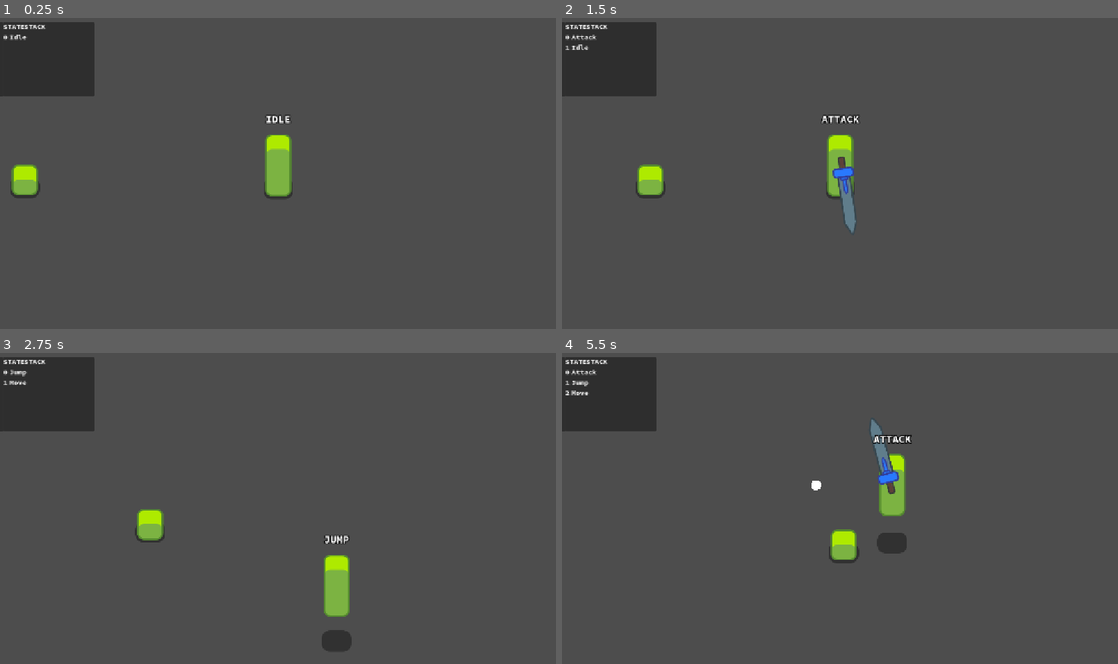
Above: before the commit, frames 1-4 (two rows, left to right).
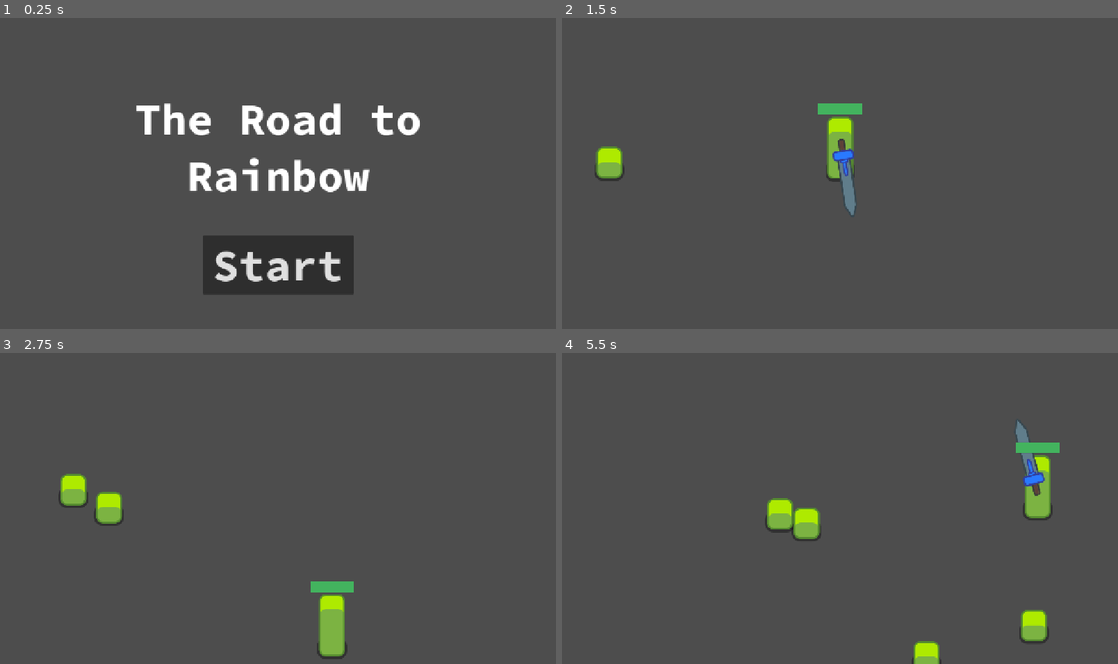
Above: after the commit, the same moments.

Repository: emkartch/the_road_to_rainbow
Game: Godot game, scene res://main.tscn
The game is run twice, just before and just after one commit, with the same random seed, the same clock (stepped at 60 frames per second) and the same inputs.
Inputs (mouse positions are in pixels of both pictures, inside the frame that each line leads up to):
- Up to frame 1 (0.25 s): no input
- Up to frame 2 (1.5 s): click (840, 263) at 0.5 s, where only the run after the commit has a clickable "Start"; hold Right (move_right) from 1.28 s (still down); hold F (attack) from 1.28 s (still down)
- Up to frame 3 (2.75 s): tap Space (jump, bound only before the commit) at 1.52, 1.82, 2.27, 2.57 s; tap R (fire, bound only before the commit) at 1.55, 2.1 s; release Right (move_right) at 2.03 s; release F (attack) at 2.03 s; hold Down (move_down) from 2.03 s (still down); tap Shift (run) at 2.3 s
- Up to frame 4 (5.5 s): release Down (move_down) at 2.78 s; hold Right (move_right) 2.78-3.53 s; hold Shift (run) 2.78-3.53 s; tap X (simulate_damage, bound only before the commit) at 3.05, 3.6 s; hold Up (move_up) 3.53-4.28 s; tap Space (jump, bound only before the commit) at 3.77, 3.8, 4.07, 5.27 s; hold Space (jump, bound only before the commit) 4.28-5.03 s; hold Left (move_left) from 4.28 s (still down); tap F (attack) at 4.55, 5.1 s; tap R (fire, bound only before the commit) at 5.3 s

The runs differ from the first frame. In frame 1, 14% of the frame differs, in the area x 0-76%, y 1-89%; in frame 2, 6.5%; in frame 3, 7.3%; in frame 4, 9.2%.
Error after the commit: Invalid access to property or key 'collider' on a base object of type 'KinematicCollision2D'. (res://player/states/motion/on_ground/move.gd:33)

Commit message:
Loop Implementation
All of the changes and updates to the initial code.

Diff:
--- /dev/null
+++ b/global_variables.gd
@@ -0,0 +1,3 @@
+extends Node
+
+var knockback = 0
--- /dev/null
+++ b/hud.gd
@@ -0,0 +1,41 @@
+extends CanvasLayer
+
+# Notifies `Main` node that the button has been pressed
+signal start_game
+
+#var titleText = "The Road to Rainbow"
+
+func show_game_over():
+	show_message("Game Over")
+	# Wait until the MessageTimer has counted down.
+	await $MessageTimer.timeout
+
+	$TitleLabel.text = "The Road to\nRainbow"
+	$TitleLabel.show()
+	# Make a one-shot timer and wait for it to finish.
+	await get_tree().create_timer(1.0).timeout
+	$StartButton.show()
+
+func show_win():
+	show_message("You win!")
+	# Wait until the MessageTimer has counted down.
+	await $MessageTimer.timeout
+
+	$TitleLabel.text = "The Road to\nRainbow"
+	$TitleLabel.show()
+	# Make a one-shot timer and wait for it to finish.
+	await get_tree().create_timer(1.0).timeout
+	$StartButton.show()
+
+func show_message(text):
+	$TitleLabel.text = text
+	$TitleLabel.show()
+	$MessageTimer.start()
+
+func _on_start_button_pressed() -> void:
+	$StartButton.hide()
+	$TitleLabel.hide()
+	start_game.emit()
+
+func _on_message_timer_timeout() -> void:
+	$TitleLabel.hide()
--- /dev/null
+++ b/hud.tscn
@@ -0,0 +1,54 @@
+[gd_scene load_steps=5 format=3 uid="uid://ds8aae77ps3fc"]
+
+[ext_resource type="Script" uid="uid://dlthtkrjshg3q" path="res://hud.gd" id="1_64ctp"]
+[ext_resource type="FontFile" uid="uid://b5bspum6ffekd" path="res://fonts/SourceCodePro-Bold.ttf" id="2_8sq4i"]
+
+[sub_resource type="InputEventAction" id="InputEventAction_640wx"]
+
+[sub_resource type="Shortcut" id="Shortcut_a2258"]
+events = [SubResource("InputEventAction_640wx")]
+
+[node name="HUD" type="CanvasLayer"]
+script = ExtResource("1_64ctp")
+
+[node name="StartButton" type="Button" parent="."]
+anchors_preset = 7
+anchor_left = 0.5
+anchor_top = 1.0
+anchor_right = 0.5
+anchor_bottom = 1.0
+offset_left = -174.0
+offset_top = -215.0
+offset_right = 174.0
+offset_bottom = -80.0
+grow_horizontal = 2
+grow_vertical = 0
+theme_override_fonts/font = ExtResource("2_8sq4i")
+theme_override_font_sizes/font_size = 100
+shortcut = SubResource("Shortcut_a2258")
+text = "Start"
+
+[node name="TitleLabel" type="Label" parent="."]
+anchors_preset = 8
+anchor_left = 0.5
+anchor_top = 0.5
+anchor_right = 0.5
+anchor_bottom = 0.5
+offset_left = -330.0
+offset_top = -188.5
+offset_right = 330.0
+offset_bottom = 68.5
+grow_horizontal = 2
+grow_vertical = 2
+theme_override_fonts/font = ExtResource("2_8sq4i")
+theme_override_font_sizes/font_size = 100
+text = "The Road to
+Rainbow"
+horizontal_alignment = 1
+
+[node name="MessageTimer" type="Timer" parent="."]
+wait_time = 2.0
+one_shot = true
+
+[connection signal="pressed" from="StartButton" to="." method="_on_start_button_pressed"]
+[connection signal="timeout" from="MessageTimer" to="." method="_on_message_timer_timeout"]
--- a/main.gd
+++ b/main.gd
@@ -1,10 +1,91 @@
 extends Node
 
-func spawn_mob():
+var main_game_running = false
+var boss_level = false
+var level_count = 1
+
+@onready var hud = get_node("/root/Main/HUD")
+@onready var player = get_node("/root/Main/Player")
+@onready var healthBar = get_node("/root/Main/Player/HealthBar")
+
+func spawn_mob(scale, health):
 	%PathFollow2D.progress_ratio = randf()
 	var new_mob = preload("res://mobs/mob.tscn").instantiate()
 	new_mob.global_position = %PathFollow2D.global_position
+	new_mob.global_scale = scale
+	new_mob.health = health
 	add_child(new_mob)
 
-func _ready() -> void:
-	spawn_mob()
+func _ready():
+	pass
+
+func _process(delta: float) -> void:
+	var mob_group = 	get_tree().get_nodes_in_group("mobs").is_empty()
+	if main_game_running and mob_group and boss_level:
+		if level_count == 1:
+			hud.show_message("Level 2")
+			main_game_running = false
+			boss_level = false
+			level_count += 1
+			level_two()
+		elif level_count == 2:
+			hud.show_message("Level 3")
+			main_game_running = false
+			boss_level = false
+			level_count += 1
+			level_three()
+		elif level_count == 3:
+			await get_tree().create_timer(0.5).timeout
+			main_game_running = false
+			boss_level = false
+			$HUD.show_win()
+			$Player.hide()
+	elif main_game_running and mob_group:
+		if level_count == 1:
+			spawn_mob(Vector2(2,2),6)
+			boss_level = true
+		elif level_count == 2:
+			spawn_mob(Vector2(3,3),8)
+			boss_level = true
+		elif level_count == 3:
+			spawn_mob(Vector2(4,4),10)
+			boss_level = true
+
+func _on_player_health_depleted():
+	#$ScoreTimer.stop()
+	#$MobTimer.stop()
+	get_tree().call_group("mobs", "queue_free")
+	main_game_running = false
+	$HUD.show_game_over()
+	#get_tree().paused = true
+
+func new_game() -> void:
+	$Player.start($StartPosition.position)
+	for i in range(4):
+		spawn_mob(Vector2(1,1),3)
+		await get_tree().create_timer(1).timeout
+	main_game_running = true
+
+func level_two() -> void:
+	if player.health < 100.0:
+		if player.health <= 75.0:
+			player.health += 25.0
+		else:
+			player.health = 100.0
+	healthBar.value = player.health
+	for i in range(6):
+		spawn_mob(Vector2(1,1),4)
+		await get_tree().create_timer(1).timeout
+	main_game_running = true
+
+func level_three() -> void:
+	if player.health < 100.0:
+		if player.health <= 75.0:
+			player.health += 25.0
+		else:
+			player.health = 100.0
+	healthBar.value = player.health
+	for i in range(8):
+		spawn_mob(Vector2(1,1),5)
+		await get_tree().create_timer(1).timeout
+	main_game_running = true
--- a/main.tscn
+++ b/main.tscn
@@ -1,10 +1,8 @@
-[gd_scene load_steps=13 format=3 uid="uid://dmn8nkpogiwsf"]
+[gd_scene load_steps=11 format=3 uid="uid://dmn8nkpogiwsf"]
 
 [ext_resource type="PackedScene" uid="uid://bpdyvy2681m3i" path="res://player/player.tscn" id="1_1bvp3"]
 [ext_resource type="Script" uid="uid://q8chan1e2n18" path="res://main.gd" id="1_lquwl"]
-[ext_resource type="FontFile" uid="uid://b5bspum6ffekd" path="res://fonts/SourceCodePro-Bold.ttf" id="2_lquwl"]
-[ext_resource type="PackedScene" uid="uid://cvi13chv8g4hj" path="res://debug/StatesStackDiplayer.tscn" id="3_7mycd"]
-[ext_resource type="PackedScene" uid="uid://bq6rrfy53rfvo" path="res://debug/ControlsPanel.tscn" id="4_272bh"]
+[ext_resource type="PackedScene" uid="uid://ds8aae77ps3fc" path="res://hud.tscn" id="3_h2yge"]
 
 [sub_resource type="Animation" id="1"]
 
@@ -50,6 +48,7 @@
 
 [node name="Player" parent="." instance=ExtResource("1_1bvp3")]
 position = Vector2(640, 400)
+collision_mask = 3
 
 [node name="StateMachine" parent="Player" index="0"]
 start_state = NodePath("Idle")
@@ -59,10 +58,6 @@
 &"": SubResource("AnimationLibrary_qbwwp")
 }
 
-[node name="StateNameDisplayer" parent="Player" index="5"]
-physics_interpolation_mode = 1
-theme_override_fonts/font = ExtResource("2_lquwl")
-
 [node name="Path2D" type="Path2D" parent="Player"]
 curve = SubResource("Curve2D_lquwl")
 
@@ -70,64 +65,32 @@
 unique_name_in_owner = true
 position = Vector2(-640, -400)
 
-[node name="Explanations" type="RichTextLabel" parent="."]
-anchors_preset = 15
-anchor_right = 1.0
-anchor_bottom = 1.0
-offset_left = 10.0
-offset_top = -370.0
-offset_right = -10.0
-offset_bottom = -730.0
-grow_horizontal = 2
-grow_vertical = 2
-size_flags_vertical = 4
-mouse_filter = 2
-bbcode_enabled = true
-text = "This example shows how to apply the State programming pattern in GDScript, including Hierarchical States, and a pushdown automaton.
-
-States are common in games. You can use the pattern to:
-
-1. Separate each behavior and transitions between behaviors, thus make scripts shorter and easier to manage.
-2. Respect the Single Responsibility Principle. Each State object represents one action.
-3. Improve your code's structure. Look at the scene tree and FileSystem tab: without looking at the code, you'll know what the Player can or cannot do.
-
-You can read more about States in the excellent Game Programming Patterns ebook."
-
-[node name="Control" type="Control" parent="."]
-layout_mode = 3
-anchors_preset = 15
-anchor_right = 1.0
-anchor_bottom = 1.0
-offset_left = 7.0
-offset_top = 13.0
-offset_right = 7.0
-offset_bottom = 13.0
-grow_horizontal = 2
-grow_vertical = 2
-
-[node name="StatesStackDiplayer" parent="Control" instance=ExtResource("3_7mycd")]
-layout_mode = 0
-
-[node name="ControlsPanel" parent="Control" instance=ExtResource("4_272bh")]
-layout_mode = 1
+[node name="StartPosition" type="Marker2D" parent="."]
+position = Vector2(640, 360)
 
 [node name="InvisibleWalls" type="StaticBody2D" parent="."]
 visible = false
+collision_layer = 2
 
 [node name="CollisionShape2D3" type="CollisionShape2D" parent="InvisibleWalls"]
-position = Vector2(645, 730)
+position = Vector2(646, 730)
 shape = SubResource("RectangleShape2D_lquwl")
 
 [node name="CollisionShape2D" type="CollisionShape2D" parent="InvisibleWalls"]
-position = Vector2(637, -10)
+position = Vector2(637, -12)
 shape = SubResource("RectangleShape2D_lquwl")
 
 [node name="CollisionShape2D2" type="CollisionShape2D" parent="InvisibleWalls"]
-position = Vector2(-11, 385)
+position = Vector2(-12, 385)
 shape = SubResource("RectangleShape2D_7mycd")
 
 [node name="CollisionShape2D4" type="CollisionShape2D" parent="InvisibleWalls"]
-position = Vector2(1291, 346)
+position = Vector2(1292, 346)
 shape = SubResource("RectangleShape2D_7mycd")
 
+[node name="HUD" parent="." instance=ExtResource("3_h2yge")]
+
+[connection signal="health_depleted" from="Player" to="." method="_on_player_health_depleted"]
+[connection signal="start_game" from="HUD" to="." method="new_game"]
+
 [editable path="Player"]
--- a/mobs/mob.gd
+++ b/mobs/mob.gd
@@ -5,17 +5,26 @@
 
 @onready var player = get_node("/root/Main/Player")
 
+var knockbackBool = false
+
 #func _ready():
-	#%Slime.play_walk()
+	#move.connect(player_velocity)
 
 func _physics_process(delta: float) -> void:
-	var direction = global_position.direction_to(player.global_position)
-	velocity = direction * speed
-	move_and_slide()
+	if knockbackBool == true:
+		var kb_direction = (Global.knockback - velocity).normalized() * 10000
+		velocity = kb_direction
+		velocity.y -= 250
+		move_and_slide()
+		knockbackBool = false
+	else:
+		var direction = global_position.direction_to(player.global_position)
+		velocity = direction * speed
+		move_and_slide()
 
 func mob_take_damage():
 	$AnimationPlayer.play("mob_stagger")
 	health -= 1
-#
+	knockbackBool = true
 	if health == 0:
 		queue_free()
--- a/mobs/mob.tscn
+++ b/mobs/mob.tscn
@@ -28,10 +28,10 @@
 &"mob_stagger": SubResource("Animation_fgbma")
 }
 
-[node name="Mob" type="CharacterBody2D"]
+[node name="Mob" type="CharacterBody2D" groups=["mobs"]]
 script = ExtResource("1_p7hwu")
 
-[node name="Minion" type="Sprite2D" parent="."]
+[node name="Shadow" type="Sprite2D" parent="."]
 self_modulate = Color(1, 1, 1, 0.360784)
 position = Vector2(0, -4)
 texture = ExtResource("1_fgbma")
--- a/player/Player.tscn
+++ b/player/Player.tscn
@@ -10,10 +10,8 @@
 [ext_resource type="Script" uid="uid://badi2yipj0y74" path="res://player/states/die.gd" id="8"]
 [ext_resource type="Texture2D" uid="uid://eds33w28pilu" path="res://player/shadow.png" id="9"]
 [ext_resource type="Texture2D" uid="uid://ds53oxkqrcumd" path="res://player/body.png" id="10"]
-[ext_resource type="Script" uid="uid://duw4ejcjfrp7o" path="res://player/bullet/bullet_spawner.gd" id="11"]
 [ext_resource type="Script" uid="uid://d1hwnb818bhik" path="res://player/weapon/weapon_pivot.gd" id="12"]
 [ext_resource type="PackedScene" uid="uid://cdacdp11r3jua" path="res://player/weapon/Sword.tscn" id="13"]
-[ext_resource type="Script" uid="uid://dgpfeu3yan7hq" path="res://player/states/debug/state_name_displayer.gd" id="15"]
 
 [sub_resource type="Animation" id="1"]
 
@@ -40,6 +38,9 @@
 &"stagger": SubResource("2"),
 &"walk": SubResource("3")
 }
+
+[sub_resource type="StyleBoxFlat" id="StyleBoxFlat_ebec5"]
+bg_color = Color(0.262643, 0.702466, 0.369465, 1)
 
 [node name="Player" type="CharacterBody2D"]
 script = ExtResource("1")
@@ -81,14 +82,6 @@
 position = Vector2(0, -58)
 texture = ExtResource("10")
 
-[node name="BulletSpawn" type="Node2D" parent="BodyPivot"]
-position = Vector2(0, -58)
-script = ExtResource("11")
-
-[node name="CooldownTimer" type="Timer" parent="BodyPivot/BulletSpawn"]
-wait_time = 0.2
-one_shot = true
-
 [node name="WeaponPivot" type="Marker2D" parent="BodyPivot"]
 position = Vector2(0, -58)
 script = ExtResource("12")
@@ -103,20 +96,32 @@
 scale = Vector2(1.11111, 1.38672)
 polygon = PackedVector2Array(-27, 14.831, -27, -21, 27, -21, 27, 14.831)
 
-[node name="StateNameDisplayer" type="Label" parent="."]
-offset_left = -109.0
-offset_top = -180.0
-offset_right = 110.0
-offset_bottom = -143.0
-theme_override_colors/font_outline_color = Color(0, 0, 0, 1)
-theme_override_constants/outline_size = 8
-theme_override_font_sizes/font_size = 24
-text = "Idle"
-horizontal_alignment = 1
-uppercase = true
-script = ExtResource("15")
+[node name="HurtBox" type="Area2D" parent="."]
+
+[node name="CollisionPolygon2D" type="CollisionPolygon2D" parent="HurtBox"]
+position = Vector2(3.69549e-06, -6.37292)
+scale = Vector2(1.2037, 1.5001)
+polygon = PackedVector2Array(-27, 14.831, -27, -21, 27, -21, 27, 14.831)
+
+[node name="HealthBar" type="ProgressBar" parent="."]
+unique_name_in_owner = true
+anchors_preset = 8
+anchor_left = 0.5
+anchor_top = 0.5
+anchor_right = 0.5
+anchor_bottom = 0.5
+offset_left = -50.0
+offset_top = -160.0
+offset_right = 50.0
+offset_bottom = -135.0
+grow_horizontal = 2
+grow_vertical = 2
+theme_override_styles/fill = SubResource("StyleBoxFlat_ebec5")
+value = 100.0
+fill_mode = 1
+show_percentage = false
 
 [connection signal="state_changed" from="StateMachine" to="BodyPivot/WeaponPivot/Offset/Sword" method="_on_StateMachine_state_changed"]
-[connection signal="state_changed" from="StateMachine" to="StateNameDisplayer" method="_on_StateMachine_state_changed"]
 [connection signal="animation_finished" from="AnimationPlayer" to="StateMachine" method="_on_animation_finished"]
 [connection signal="attack_finished" from="BodyPivot/WeaponPivot/Offset/Sword" to="StateMachine/Attack" method="_on_Sword_attack_finished"]
+[connection signal="body_entered" from="HurtBox" to="." method="_on_body_entered"]
--- a/player/bullet/Bullet.tscn
+++ /dev/null
@@ -1,14 +0,0 @@
-[gd_scene load_steps=3 format=3 uid="uid://b6uru8lfx45ma"]
-
-[ext_resource type="Script" uid="uid://crm4tdogdpumr" path="res://player/bullet/bullet.gd" id="1"]
-
-[sub_resource type="CircleShape2D" id="1"]
-radius = 12.0
-
-[node name="Bullet" type="CharacterBody2D"]
-collision_layer = 2
-collision_mask = 2
-script = ExtResource("1")
-
-[node name="CollisionShape2D" type="CollisionShape2D" parent="."]
-shape = SubResource("1")
--- a/player/bullet/bullet.gd
+++ /dev/null
@@ -1,23 +0,0 @@
-extends CharacterBody2D
-
-var direction := Vector2()
-@export var speed := 1000.0
-
-@onready var root := get_tree().root
-
-func _ready() -> void:
-	set_as_top_level(true)
-
-
-func _physics_process(delta: float) -> void:
-	if not root.get_visible_rect().has_point(position):
-		queue_free()
-
-	var motion := direction * speed * delta
-	var collision_info := move_and_collide(motion)
-	if collision_info:
-		queue_free()
-
-
-func _draw() -> void:
-	draw_circle(Vector2(), $CollisionShape2D.shape.radius, Color.WHITE)
--- a/player/bullet/bullet_spawner.gd
+++ /dev/null
@@ -1,18 +0,0 @@
-extends Node2D
-
-var bullet := preload("Bullet.tscn")
-
-func _unhandled_input(event: InputEvent) -> void:
-	if event.is_action_pressed("fire"):
-		fire()
-
-
-func fire() -> void:
-	if not $CooldownTimer.is_stopped():
-		return
-
-	$CooldownTimer.start()
-	var new_bullet := bullet.instantiate()
-	new_bullet.position = global_position
-	new_bullet.direction = owner.look_direction
-	add_child(new_bullet)
--- a/player/player_controller.gd
+++ b/player/player_controller.gd
@@ -4,25 +4,40 @@
 # The player has a state machine, but the body and the state machine are separate.
 
 signal direction_changed(new_direction: Vector2)
+signal health_depleted
+
+var screen_size # Size of the game window.
+var health = 100.0
+@onready var main = get_node("/root/Main")
+
+func _ready():
+	screen_size = get_viewport_rect().size
+	hide()
+
+func start(pos):
+	position = pos
+	show()
+	#$CollisionShape2D.disabled = false
 
 var look_direction := Vector2.RIGHT:
 	set(value):
 		look_direction = value
 		set_look_direction(value)
 
-func take_damage(attacker: Node, amount: float, effect: Node = null) -> void:
-	if is_ancestor_of(attacker):
-		return
-
-	$States/Stagger.knockback_direction = (attacker.global_position - global_position).normalized()
-	$Health.take_damage(amount, effect)
-
-
 func set_dead(value: bool) -> void:
 	set_process_input(not value)
 	set_physics_process(not value)
 	$CollisionPolygon2D.disabled = value
 
-
 func set_look_direction(value: Vector2) -> void:
 	direction_changed.emit(value)
+
+func _on_body_entered(body: CharacterBody2D) -> void:
+	if body == self:
+		return
+	health -= 10
+	$AnimationPlayer.play("stagger")
+	%HealthBar.value = health
+	if health <= 0.0:
+		hide() # Player disappears after being hit.
+		health_depleted.emit()
--- a/player/states/motion/motion.gd
+++ b/player/states/motion/motion.gd
@@ -16,3 +16,4 @@
 func update_look_direction(direction: Vector2) -> void:
 	if direction and owner.look_direction != direction:
 		owner.look_direction = direction
+	Global.knockback = direction * 100
--- a/project.godot
+++ b/project.godot
@@ -18,6 +18,10 @@
 run/main_scene="res://main.tscn"
 config/features=PackedStringArray("4.4")
 config/icon="res://icon.webp"
+
+[autoload]
+
+Global="*res://global_variables.gd"
 
 [debug]
 
@@ -64,28 +68,10 @@
 , Object(InputEventJoypadButton,"resource_local_to_scene":false,"resource_name":"","device":0,"button_index":13,"pressure":0.0,"pressed":false,"script":null)
 ]
 }
-fire={
-"deadzone": 0.2,
-"events": [Object(InputEventKey,"resource_local_to_scene":false,"resource_name":"","device":0,"window_id":0,"alt_pressed":false,"shift_pressed":false,"ctrl_pressed":false,"meta_pressed":false,"pressed":false,"keycode":82,"physical_keycode":0,"key_label":0,"unicode":0,"location":0,"echo":false,"script":null)
-, Object(InputEventJoypadButton,"resource_local_to_scene":false,"resource_name":"","device":0,"button_index":7,"pressure":0.0,"pressed":false,"script":null)
-]
-}
 run={
 "deadzone": 0.2,
 "events": [Object(InputEventKey,"resource_local_to_scene":false,"resource_name":"","device":-1,"window_id":0,"alt_press …(195 unchanged characters)…
 , Object(InputEventJoypadButton,"resource_local_to_scene":false,"resource_name":"","device":0,"button_index":1,"pressure":0.0,"pressed":false,"script":null)
-]
-}
-jump={
-"deadzone": 0.2,
-"events": [Object(InputEventKey,"resource_local_to_scene":false,"resource_name":"","device":0,"window_id":0,"alt_pressed":false,"shift_pressed":false,"ctrl_pressed":false,"meta_pressed":false,"pressed":false,"keycode":32,"physical_keycode":0,"key_label":0,"unicode":0,"location":0,"echo":false,"script":null)
-, Object(InputEventJoypadButton,"resource_local_to_scene":false,"resource_name":"","device":0,"button_index":0,"pressure":0.0,"pressed":false,"script":null)
-]
-}
-simulate_damage={
-"deadzone": 0.2,
-"events": [Object(InputEventKey,"resource_local_to_scene":false,"resource_name":"","device":0,"window_id":0,"alt_pressed":false,"shift_pressed":false,"ctrl_pressed":false,"meta_pressed":false,"pressed":false,"keycode":88,"physical_keycode":0,"key_label":0,"unicode":0,"location":0,"echo":false,"script":null)
-, Object(InputEventJoypadButton,"resource_local_to_scene":false,"resource_name":"","device":0,"button_index":3,"pressure":0.0,"pressed":false,"script":null)
 ]
 }
 attack={
Not shown, added: global_variables.gd.uid
Not shown, added: hud.gd.uid
Not shown: 1 places in player/Player.tscn that only renumber resources
Not shown, removed: player/bullet/bullet.gd.uid
Not shown, removed: player/bullet/bullet_spawner.gd.uid
